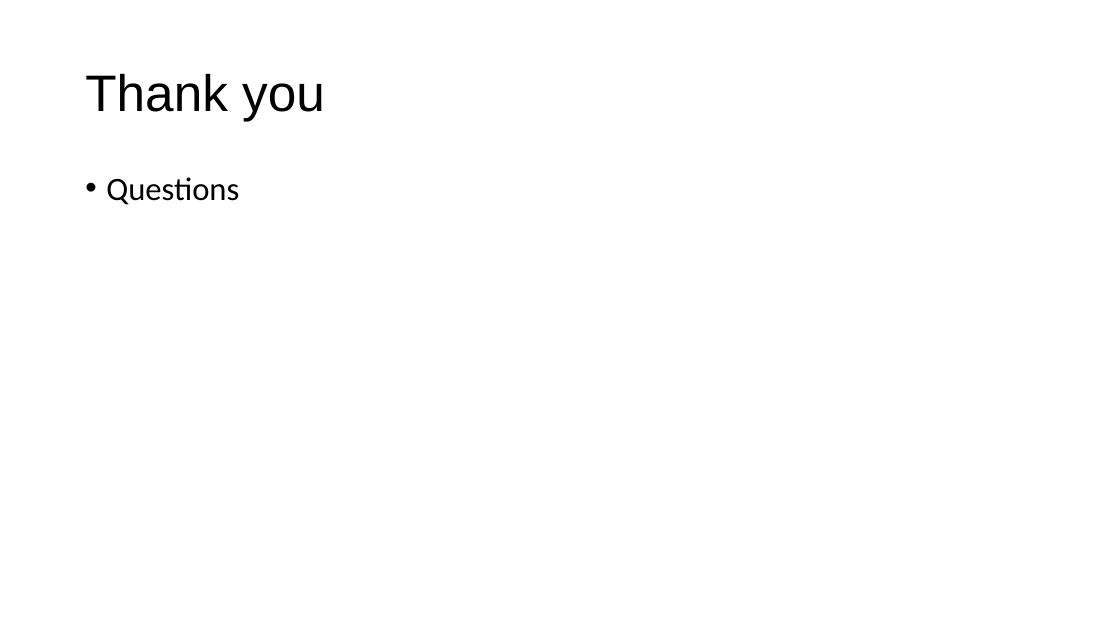
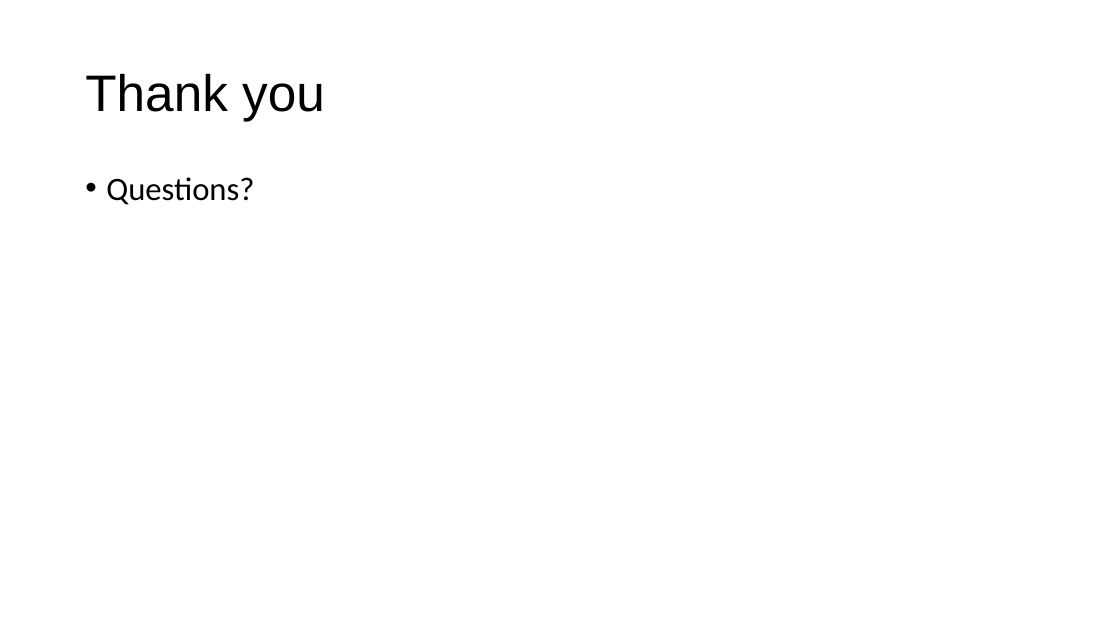
Before and after one commit to Burnetb8/Senior-Capstone, a slide deck: slide 10 of Documentation/Sprint 1 Pres.pptx (slide 9 before the commit). Drawn at 1120x630 pixels with LibreOffice and Linux fonts; fonts in the diff are those of the drawing. Boxes give left, top, right and bottom in pixels: in the first picture for what was removed or moved away, otherwise in the second. Text is boxed around its words. In the diff, an @@ line names an element or a change of style, - is before the commit and + after.

```diff
--- a/Documentation/Sprint 1 Pres.pptx
+++ b/Documentation/Sprint 1 Pres.pptx
@@ text at (106, 177, 254, 205): text changed @@
-• Questions
+• Questions?
```
Also in this commit, not shown: 4 other slides changed, 2 slides added, 1 slide removed, 2 other files.
